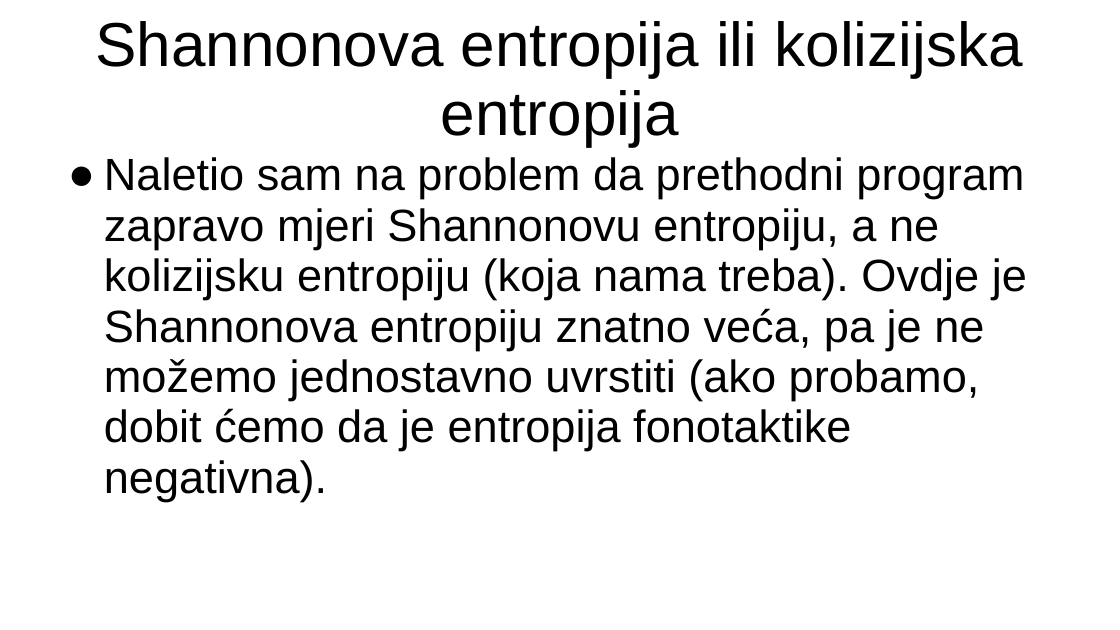
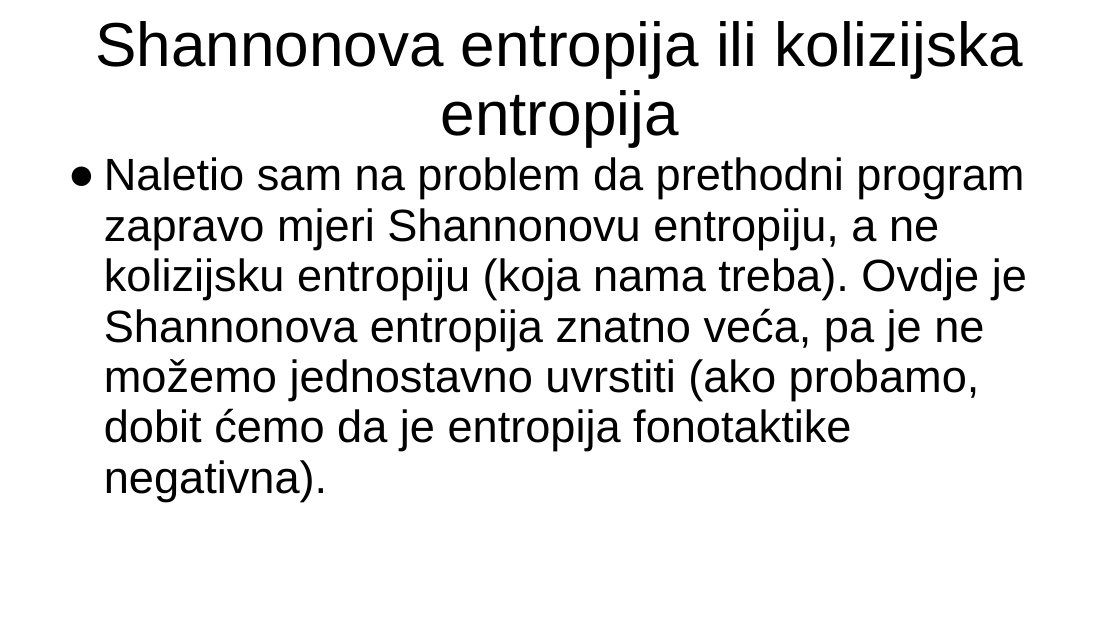
Before and after one commit to FlatAssembler/FlatAssembler.github.io, a slide deck: slide 18 of Karasica.ppt (slide 17 before the commit). Drawn at 1120x630 pixels with LibreOffice and Linux fonts; fonts in the diff are those of the drawing. Boxes give left, top, right and bottom in pixels: in the first picture for what was removed or moved away, otherwise in the second. Text is boxed around its words. In the diff, an @@ line names an element or a change of style, - is before the commit and + after.

```diff
--- a/Karasica.ppt
+++ b/Karasica.ppt
@@ text at [104,157,1027,501]: text changed @@
-● Naletio sam na problem da prethodni program zapravo mjeri Shannonovu entropiju, a ne kolizijsku entropiju (koja nama treba). Ovdje je Shannonova entropiju znatno veća, pa je ne možemo jednostavno uvrstiti (ako probamo, dobit ćemo da je entropija fonotaktike negativna).
+● Naletio sam na problem da prethodni program zapravo mjeri Shannonovu entropiju, a ne kolizijsku entropiju (koja nama treba). Ovdje je Shannonova entropija znatno veća, pa je ne možemo jednostavno uvrstiti (ako probamo, dobit ćemo da je entropija fonotaktike negativna).
```
Also in this commit, not shown: 1 other slide changed, 1 slide added.
